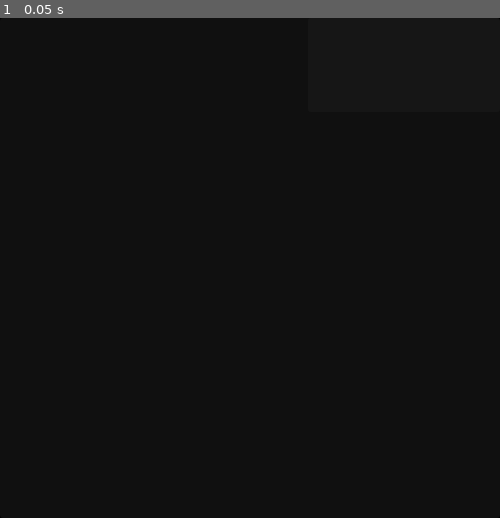
Above: before the commit, frame 1.
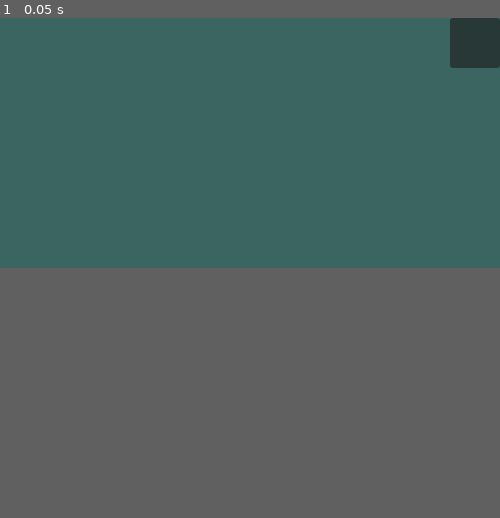
Above: after the commit, the same moment.

Repository: icysamon/TangoPlayer
Game: Godot game, scene res://scene/main_scene.tscn
The game is run twice, just before and just after one commit, with the same random seed, the same clock (stepped at 60 frames per second) and the same inputs.
Inputs:
- Up to frame 1 (0.05 s): no input
The window is 500x500 before the commit and 500x250 after it. Grey fills any space a smaller window leaves; there, only what the larger window draws over its background counts as a difference.

The runs differ from the first frame. In frame 1, 50% of the frame differs, in the area x 0-100%, y 0-50%.

Commit message:
Theme, set top

Diff:
--- a/scene/main_scene.tscn
+++ b/scene/main_scene.tscn
@@ -1,23 +1,25 @@
-[gd_scene load_steps=3 format=3 uid="uid://ehsuyjxlfmm5"]
+[gd_scene load_steps=4 format=3 uid="uid://ehsuyjxlfmm5"]
 
 [ext_resource type="Script" path="res://script/main_scene.gd" id="1_5hal6"]
+[ext_resource type="Theme" uid="uid://dpj4bp71gm0uc" path="res://theme/theme1.tres" id="2_7s7xu"]
 [ext_resource type="Script" path="res://script/button_exit.gd" id="2_8q416"]
 
 [node name="MainScene" type="Node2D"]
 script = ExtResource("1_5hal6")
 
-[node name="Panel" type="Panel" parent="."]
+[node name="Panel_Ground" type="Panel" parent="."]
 offset_right = 500.0
 offset_bottom = 500.0
+theme = ExtResource("2_7s7xu")
 
-[node name="Button_Exit" type="Button" parent="Panel"]
+[node name="Button_Exit" type="Button" parent="Panel_Ground"]
 layout_mode = 1
 anchors_preset = 1
 anchor_left = 1.0
 anchor_right = 1.0
-offset_left = -192.0
-offset_bottom = 94.0
+offset_left = -50.0
+offset_bottom = 50.0
 grow_horizontal = 0
 script = ExtResource("2_8q416")
 
-[connection signal="pressed" from="Panel/Button_Exit" to="Panel/Button_Exit" method="_on_pressed"]
+[connection signal="pressed" from="Panel_Ground/Button_Exit" to="Panel_Ground/Button_Exit" method="_on_pressed"]
--- a/script/main_scene.gd
+++ b/script/main_scene.gd
@@ -1,9 +1,11 @@
 extends Node2D
 
 @onready var viewport_main = get_viewport()
+@onready var pannel_ground = $Panel_Ground
 
-var flag_mouse : bool = true
-var temp_dir : Vector2i
+var flag_mouse = true
+var temp_dir
+var size = Vector2i(500, 250)
 
 func _ready():
 	# 信号
@@ -18,10 +20,15 @@
 	viewport_main.transparent = true # 透明化
 	viewport_main.unresizable = true # サイズ変更禁止
 	viewport_main.borderless = true # フレームを隠れる
-	viewport_main.size = Vector2i(500, 500) # サイズ設定
+	viewport_main.size = size # サイズ設定
+	viewport_main.always_on_top = true # ピン留め
 
-	viewport_main.set_transparent_background(true)
-	viewport_main.set_initial_position(0)
+	viewport_main.set_transparent_background(true) # 透明設定
+	viewport_main.set_initial_position(0) # ポジション設定
+
+	# UI
+	pannel_ground.size = size
+
 	pass
 
 
@@ -37,22 +44,26 @@
 
 # ファイルを得る
 func on_files_dropped(files):
-	print("get file")
+	#print("get file")
+	pass
 
 # フォーカスを得る
 func on_focus_entered():
-	print("focus_entered")
+	#print("focus_entered")
+	pass
 
 # フォーカスを失う
 func on_focus_exited():
-	print("focus_exited")
+	#print("focus_exited")
+	pass
 
 # マウスを得る
 func on_mouse_entered():
 	flag_mouse = true
-	print("mouse_entered")
+	#print("mouse_entered")
+	pass
 
 # マウスを失う
 func on_mouse_exited():
 	flag_mouse = false
-	print("mouse_exited")
+	#print("mouse_exited")
--- /dev/null
+++ b/theme/theme1.tres
@@ -0,0 +1,9 @@
+[gd_resource type="Theme" load_steps=2 format=3 uid="uid://dpj4bp71gm0uc"]
+
+[sub_resource type="StyleBoxFlat" id="StyleBoxFlat_vhbpl"]
+bg_color = Color(0.486275, 0.831373, 0.792157, 0.47451)
+border_color = Color(1, 1, 1, 0)
+shadow_color = Color(0, 0, 0, 0.627451)
+
+[resource]
+Panel/styles/panel = SubResource("StyleBoxFlat_vhbpl")
